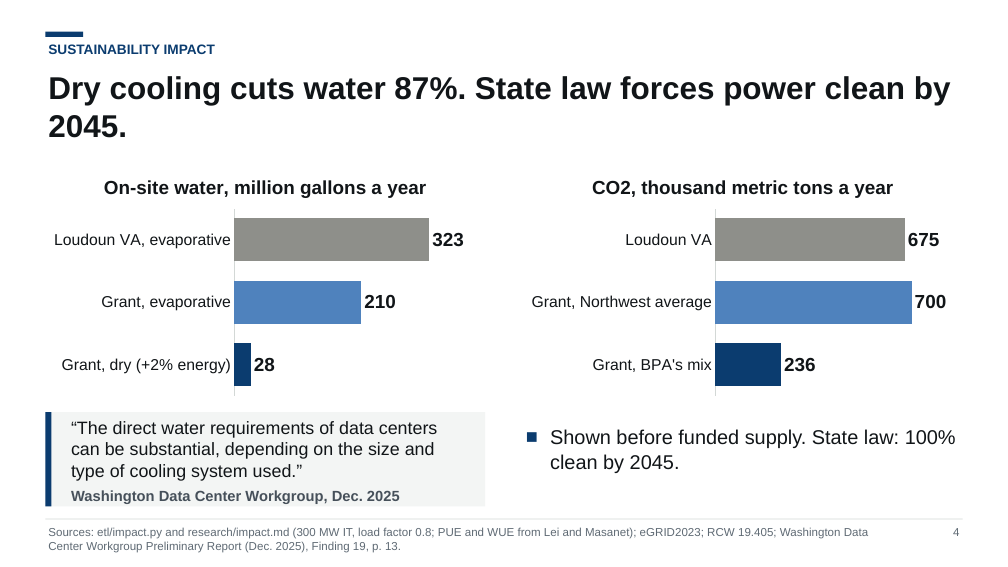
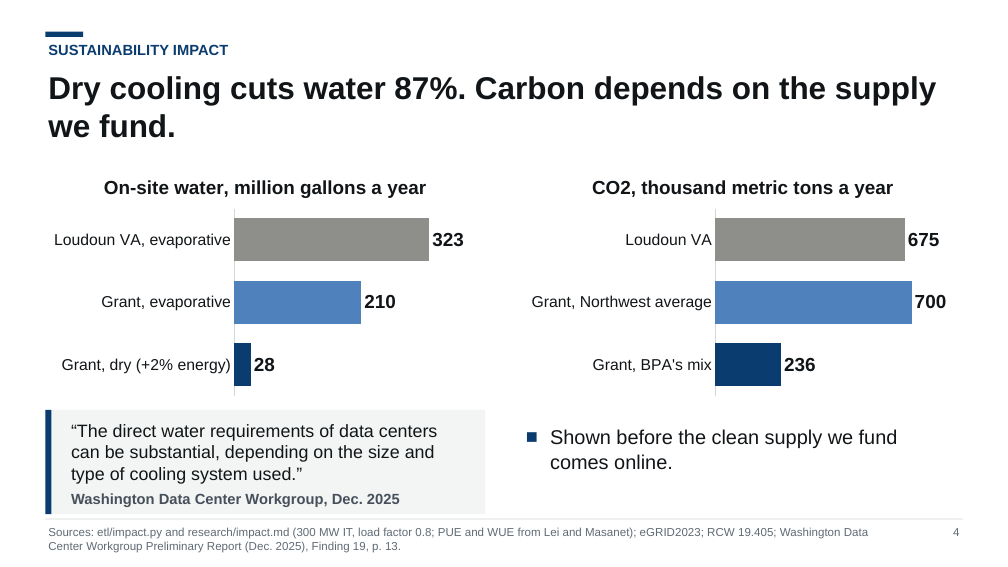
Before and after one commit to NeilKhandelwal/BAC-Hackathon, a slide deck: slide 4 of docs/deck/pitch_template.pptx. Drawn at 1008x567 pixels with LibreOffice and Linux fonts; fonts in the diff are those of the drawing. Boxes give left, top, right and bottom in pixels: in the first picture for what was removed or moved away, otherwise in the second. Text is boxed around its words. In the diff, an @@ line names an element or a change of style, - is before the commit and + after.

Commit message:
Finalize the pitch template after the advisor's deck review
Show the power-price result on the pick-change slide, qualify the
three-county tie as at today's prices, add a cockpit screenshot to the
engine slide, add a structural checker, fix footer and overflow issues
found in the renders, and write the morning summary and PR text in the
build log.

```diff
--- a/docs/deck/pitch_template.pptx
+++ b/docs/deck/pitch_template.pptx
@@ text "SUSTAINABILITY IMPACT" at <box>48,44,228,55</box>: size 13 to 14 pt @@
@@ text at <box>48,76,936,138</box>: text changed @@
-Dry cooling cuts water 87%. State law forces power clean by 2045.
+Dry cooling cuts water 87%. Carbon depends on the supply we fund.
@@ rectangle: place and size @@
-rectangle at <box>45,412,485,507</box>
+rectangle at <box>45,410,485,514</box>
@@ rectangle: place and size @@
-rectangle at <box>45,412,51,507</box>
+rectangle at <box>45,410,51,514</box>
@@ text at <box>550,429,898,470</box>: text changed @@
-■ Shown before funded supply. State law: 100% clean by 2045.
+■ Shown before the clean supply we fund comes online.
```
Also in this commit, not shown: 14 other slides changed, 21 other files.
